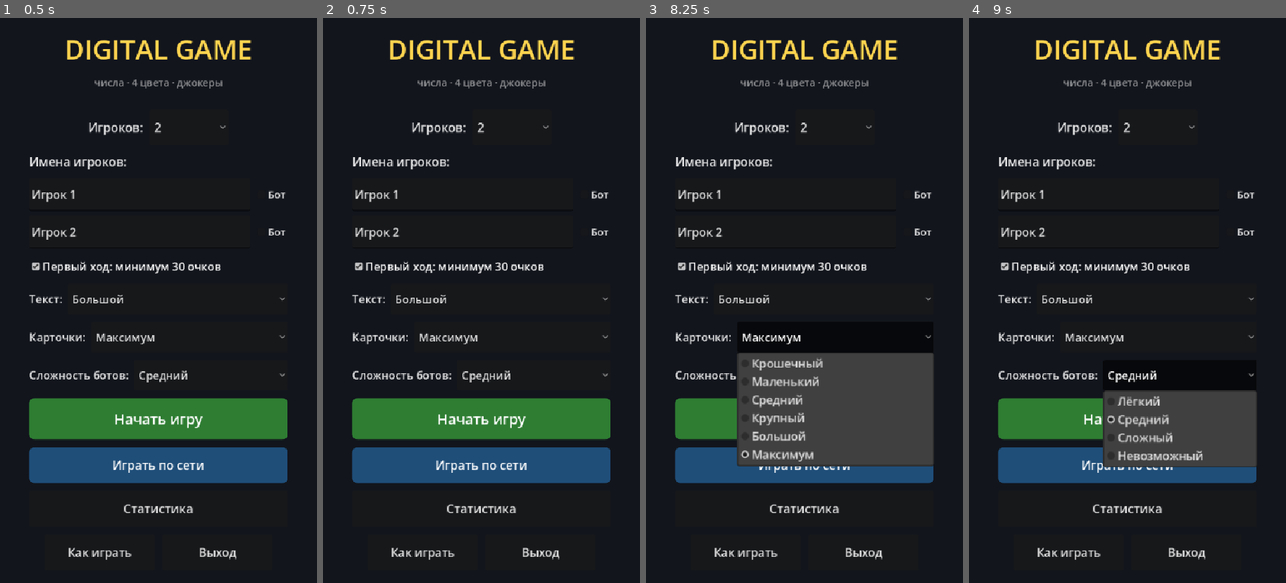
Above: before the commit, frames 1-4 (left to right).
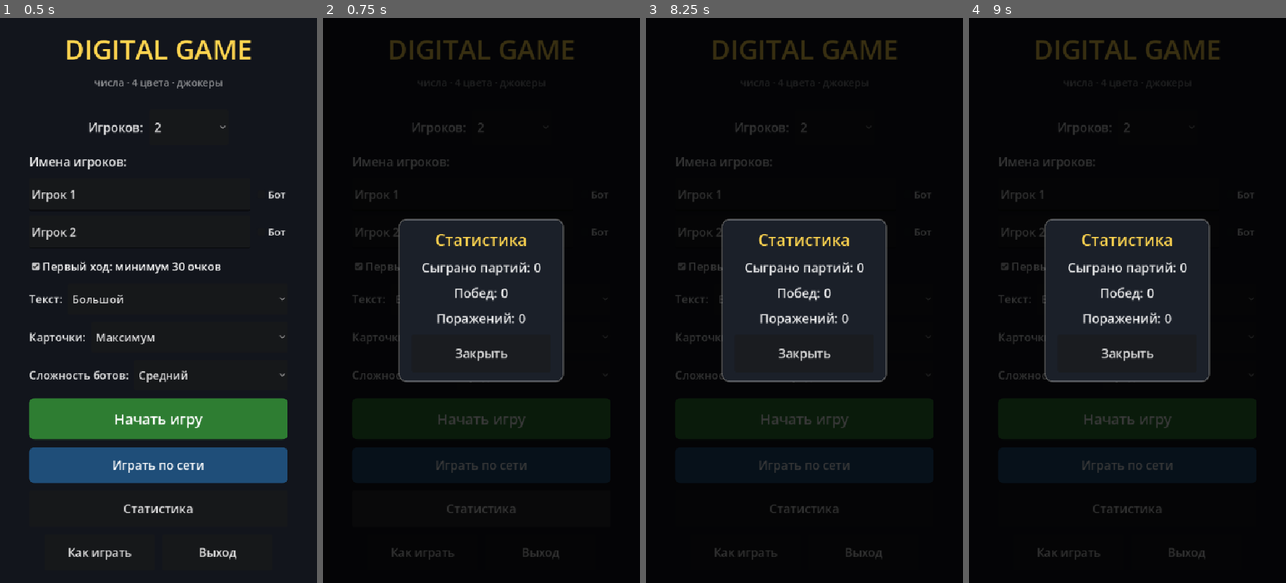
Above: after the commit, the same moments.

Repository: victor-osipov-dev/digital_game
Game: Godot game, scene res://scenes/main_menu.tscn
Two runs of this game, one before a commit and one after it. Both use one fixed random seed, a clock stepped at 60 frames per second and the inputs below.
Inputs:
- Up to frame 1 (0.5 s): no input
- Up to frame 2 (0.75 s): click "Статистика" at 0.5 s
- Up to frame 3 (8.25 s): click "Начать игру" at 1.25 s; click "Начать игру" at 2 s; click "Играть по сети" at 2.75 s; click "Играть по сети" at 3.5 s; click "Как играть" at 4.25 s; click "Как играть" at 5 s; click "2" at 5.75 s; click "Бот" at 6.5 s; click "Бот" at 7.25 s; click "Первый ход: минимум 30 очков" at 8 s
- Up to frame 4 (9 s): click "Большой" at 8.75 s

Frame 1 is identical in both runs. In frame 2, 18% of the frame differs, in the area x 9-91%, y 3-96%; in frame 3, 23%; in frame 4, 19%.

Commit message:
Телефон: отыгрыш тапа ScrollDrag идёт по координатам вьюпорта
push_input по умолчанию прогоняет позицию через обратный stretch-трансформ, хотя _replay_from уже в координатах вьюпорта: на экране 1080x2400 при базе 576x1024 точка делилась на 1.875, тап по кнопке уезжал на 445 пикселей выше и попадал в соседний контрол (на телефоне «Статистика» переключала чекбокс «Первый ход»). Передаём press/release с in_local_coords.

check_scroll_drag: регресс в растянутом окне 1080x2400 — тап по «Статистика» даёт ровно один pressed, соседние кнопки не задеты, чекбокс не переключён; проверка последняя, так как смена размера окна пересобирает раскладку. Жесты теста переведены в координаты окна через _to_window: parse_input_event ждёт оконные координаты, при aspect=expand масштаб единый (min(1080/576, 2400/1024) = 1.875), без этого тест был слепым к растяжению.

Diff:
--- a/scripts/ui/scroll_drag.gd
+++ b/scripts/ui/scroll_drag.gd
@@ -16,7 +16,9 @@
 ##    подавлен: палец же хотел листать, а не нажимать;
 ##  - короткий тап в конце отыгрывается событиями press+release мимо
 ##    нашего разбора — кнопка получает привычную пару и срабатывает,
-##    поле ввода получает фокус;
+##    поле ввода получает фокус. События досылаются в координатах
+##    вьюпорта (push_input с in_local_coords): иначе растяжение экрана
+##    сдвинет точку и тап попадёт в соседний контрол;
 ##  - всё остальное (карточки, ряды, drop-цели, касания без скролл-предка)
 ##    не трогаем: эти жесты решают сами game._input и нативный ScrollContainer.
 ##
@@ -215,8 +217,14 @@
 	release.position = _replay_from
 	release.global_position = _replay_from
 	_replaying = true
-	vp.push_input(press)
-	vp.push_input(release)
+	# in_local_coords = true обязателен: _replay_from уже в координатах
+	# вьюпорта, а push_input по умолчанию считает позицию экранной и
+	# прогоняет через обратный stretch-трансформ. На телефоне (экран
+	# 1080x2400 при базе 576x1024) это делило точку на 1.875 — тап по
+	# кнопке уезжал на 445 пикселей выше и попадал в соседний контрол
+	# (кнопка «Статистика» переключала чекбокс «Первый ход»).
+	vp.push_input(press, true)
+	vp.push_input(release, true)
 	_replaying = false
 
 
--- a/tests/check_scroll_drag.gd
+++ b/tests/check_scroll_drag.gd
@@ -10,6 +10,10 @@
 #   2) зажатие и волочение пальца по тому же контролу прокручивает
 #      страницу — и не щёлкает контроль (палец хотел листать);
 #   3) после драга контрол остаётся рабочим: следующий тап кликает.
+#   4) в растянутом окне (телефон 1080x2400 при базе 576x1024) тап
+#      доходит именно до того контрола, по которому пришёл: отыгрыш
+#      отдаёт координату вьюпорта, и растяжение не должно уводить
+#      точку на 445 пикселей выше, в соседний чекбокс.
 #
 #  godot --headless --path . --script res://tests/check_scroll_drag.gd
 # ==============================================================
@@ -184,6 +188,44 @@
 			"тач+мышь: сдвиг один (%d → %d, ждали %d)" % [b4, scroll.scroll_vertical, b4 + 10])
 		check(hits[0] == h5, "дубль потоков не нажал чекбокс (hits=%d)" % hits[0])
 
+	# --- 10) растянутое окно: тап не уезжает в соседний контрол -----
+	# На телефоне окно 1080x2400 при базе 576x1024, коэффициент 1.875.
+	# Отыгрыш тапа отдаёт координату вьюпорта, и push_input обязан
+	# принять её как локальную — иначе точка делится на коэффициент,
+	# тап по нижней кнопке попадает в чекбокс над ней (на телефоне
+	# «Статистика» переключала «Первый ход: минимум 30 очков»).
+	# Проверка последняя: смена размера окна пересобирает раскладку.
+	if cb != null and scroll != null:
+		var stats := _find_button(menu, "Статистика")
+		check(stats != null, "кнопка «Статистика» есть")
+		if stats != null:
+			root.size = Vector2i(1080, 2400)
+			scroll.custom_minimum_size = Vector2(scroll.custom_minimum_size.x, 300.0)
+			for i in range(4):
+				await process_frame
+			_center_in(scroll, stats)
+			await process_frame
+			var stats_hits := [0]
+			var other_hits: Array = []
+			for b in _find_buttons(menu):
+				var who: Button = b
+				b.pressed.connect(func():
+					if who == stats:
+						stats_hits[0] += 1
+					else:
+						other_hits.append(who.text))
+			var was_cb := cb.button_pressed
+			await _tap(stats.get_global_rect().get_center())
+			check(stats_hits[0] == 1,
+				"в растянутом окне тап по «Статистика» кликает её (hits=%d)"
+					% stats_hits[0])
+			check(other_hits.is_empty(),
+				"в растянутом окне тап не задел соседние кнопки (%s)"
+					% str(other_hits))
+			check(cb.button_pressed == was_cb,
+				"в растянутом окне тап не переключил чекбокс «Первый ход»")
+		root.size = Vector2i(576, 1024)
+
 	# Настройки возвращаем как были: тап по чекбоксу пишет конфиг.
 	settings.require_30 = saved_req
 	settings.text_scale = saved_scale
@@ -207,29 +249,49 @@
 		await process_frame
 
 
+# Жесты задаём в координатах вьюпорта (как get_global_rect()), а
+# parse_input_event ждёт координаты ОКНА — движок сам делит их на
+# коэффициент растяжения. На телефоне так же: OS отдаёт 540x1895,
+# событие приходит с (288, 953). Переводим, иначе в растянутом окне
+# тест бьёт мимо всех контролов.
+func _to_window(pos: Vector2) -> Vector2:
+	var base := root.content_scale_size
+	var win := Vector2(root.size)
+	if base.x <= 0 or base.y <= 0:
+		return pos
+	# При aspect=expand масштаб единый для обеих осей (меньшее из двух
+	# отношений), иначе вьюпорт вытягивается по широкой стороне: 1080x2400
+	# при базе 576x1024 даёт коэффициент 1.875, а не 2.34 по вертикали.
+	var k := minf(win.x / base.x, win.y / base.y)
+	return pos * k
+
+
 func _press(pos: Vector2) -> void:
+	var w := _to_window(pos)
 	var ev := InputEventMouseButton.new()
 	ev.button_index = MOUSE_BUTTON_LEFT
 	ev.pressed = true
-	ev.position = pos
-	ev.global_position = pos
+	ev.position = w
+	ev.global_position = w
 	ev.button_mask = MOUSE_BUTTON_MASK_LEFT
 	Input.parse_input_event(ev)
 
 
 func _release(pos: Vector2) -> void:
+	var w := _to_window(pos)
 	var ev := InputEventMouseButton.new()
 	ev.button_index = MOUSE_BUTTON_LEFT
 	ev.pressed = false
-	ev.position = pos
-	ev.global_position = pos
+	ev.position = w
+	ev.global_position = w
 	Input.parse_input_event(ev)
 
 
 func _motion(pos: Vector2) -> void:
+	var w := _to_window(pos)
 	var ev := InputEventMouseMotion.new()
-	ev.position = pos
-	ev.global_position = pos
+	ev.position = w
+	ev.global_position = w
 	ev.button_mask = MOUSE_BUTTON_MASK_LEFT
 	Input.parse_input_event(ev)
 
@@ -238,7 +300,7 @@
 	var ev := InputEventScreenTouch.new()
 	ev.index = 0
 	ev.pressed = true
-	ev.position = pos
+	ev.position = _to_window(pos)
 	Input.parse_input_event(ev)
 
 
@@ -246,19 +308,44 @@
 	var ev := InputEventScreenTouch.new()
 	ev.index = 0
 	ev.pressed = false
-	ev.position = pos
+	ev.position = _to_window(pos)
 	Input.parse_input_event(ev)
 
 
 func _touch_drag(frm: Vector2, to: Vector2) -> void:
+	var wf := _to_window(frm)
+	var wt := _to_window(to)
 	var ev := InputEventScreenDrag.new()
 	ev.index = 0
-	ev.position = to
-	ev.relative = to - frm
+	ev.position = wt
+	ev.relative = wt - wf
 	Input.parse_input_event(ev)
 
 
 # ---------------------------------------------------------------- поиск
+
+# Кнопка с текстом (для проверки попадания отыгрыша в растянутом окне).
+func _find_button(node: Node, text: String) -> Button:
+	var b := node as Button
+	if b != null and b.text == text and b.is_visible_in_tree():
+		return b
+	for child in node.get_children():
+		var found := _find_button(child, text)
+		if found != null:
+			return found
+	return null
+
+
+# Все видимые кнопки — чтобы увидеть, кому вообще ушёл тап.
+func _find_buttons(node: Node) -> Array:
+	var out: Array = []
+	var b := node as Button
+	if b != null and b.is_visible_in_tree():
+		out.append(b)
+	for child in node.get_children():
+		out.append_array(_find_buttons(child))
+	return out
+
 
 func _find_edit(node: Node) -> LineEdit:
 	# Только видимые: лобби и наложения в дереве есть, но скрыты.
